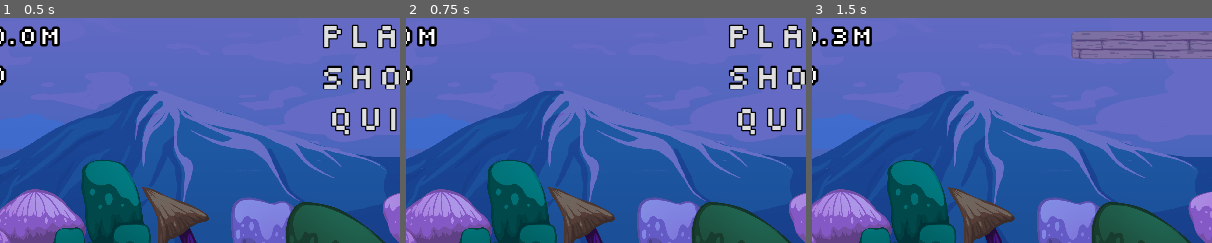
Above: before the commit, frames 1-3 (left to right).
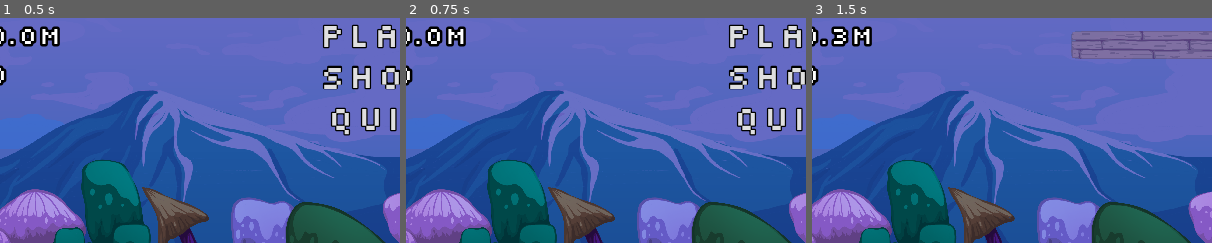
Above: after the commit, the same moments.

Repository: senseibobo/gmtk2023
Game: Godot game, scene res://game/game.tscn
Same seed, same stepped clock (60 frames per second), same inputs: the game is played once before the commit and once after it. The engine's default icon, where the game draws it, is replaced by a stand-in: a white triangle on a blue panel in a dark square.
Inputs:
- Up to frame 1 (0.5 s): no input
- Up to frame 2 (0.75 s): click "RESET DATA" at 0.5 s
- Up to frame 3 (1.5 s): click "Play" at 1.25 s
The pictures show only the part of the screen within x 8-58%, y 3-53%; the shares and areas given below are measured in that part.

Frame 1 is identical in both runs. In frame 2, 0.9% of the frame differs, in the area x 2-15%, y 3-13%; in frame 3, nothing differs.

Commit message:
shop done

Diff:
--- a/game/Game.gd
+++ b/game/Game.gd
@@ -49,15 +49,59 @@
 func button_pressed():
 	Global.play_sound(button_press_sounds[randi()%button_press_sounds.size()])
 
+const item_distances = [30,60,90,120,150]
+const item_costs = [10,20,30,40,50]
+
+func item_pressed(index: int):
+	print("pressed " + str(index))
+	if item_costs[index] <= Global.wallet:
+		Global.wallet -= item_costs[index]
+		update_stats()
+		Global.purchase_item(index)
+		Global.save_game()
+		init_buttons()
+
+func update_stats():
+	$Menu/VBoxContainer/Coins.text = str(Global.wallet)
+	$Menu/VBoxContainer/MaxDistance.text = str(Global.longest_distance).pad_decimals(1) + "m"
+	$HUD/VBoxContainer/Coins.text = str(Global.coin_count)
+	$HUD/VBoxContainer/Distance.text = str(Global.distance).pad_decimals(1) + "m"
+
+func init_buttons():
+	await get_tree().create_timer(0.2).timeout
+	print(Global.purchased_items)
+	var i = 0
+	for item in $Menu/ShopMenu/Items.get_children():
+		item.get_node("Control/Label").text = "Unlocks\nat " + str(item_distances[i]) + "m"
+		item.get_node("Control/Label2").text = str(item_costs[i]) + " coins"
+		var arr = []
+		for x in Global.purchased_items:
+			arr.append(int(x))
+		item.get_node("Control/Lock/Sprite2D").texture = preload("res://ui/lock.png")
+		if i in arr:
+			item.get_node("Control/Lock/Sprite2D").texture = preload("res://ui/check.png")
+			item.disabled = true
+			item.get_node("Control/Lock").show()
+		elif item_distances[i] < Global.longest_distance:
+			item.get_node("Control/Lock").hide()
+			item.disabled = false
+		else:
+			item.get_node("Control/Lock").show()
+			item.disabled = true
+		i += 1
+
+
 func _ready():
-
+	var i = 0
+	for item in $Menu/ShopMenu/Items.get_children():
+		item.pressed.connect(item_pressed.bind(i))
+		i += 1
+	init_buttons.call_deferred()
 	for button in get_all_buttons(self):
 		button.mouse_entered.connect(self.button_hovered)
 		button.pressed.connect(self.button_pressed)
-	Global.play_sound(preload("res://sound/AMBIENCE.wav"))
-	Global.play_sound(preload("res://sound/Theme.wav"))
-	$Menu/VBoxContainer/Coins.text = str(Global.wallet)
-	$Menu/VBoxContainer/MaxDistance.text = str(Global.longest_distance).pad_decimals(1) + "m"
+	Global.play_sound(preload("res://sound/AMBIENCE.wav"),0.0,-8,2)
+	update_stats()
 	if Global.restart_v:
 		Global.restart_v = false
 		start_game()
@@ -128,8 +172,7 @@
 	move_step += delta*speed
 	Global.distance += delta*speed/60.0
 	generate_world()
-	$HUD/VBoxContainer/Coins.text = str(Global.coin_count)
-	$HUD/VBoxContainer/Distance.text = str(Global.distance).pad_decimals(1) + "m"
+	update_stats()
 
 	for child in $Moving.get_children():
 		if child.global_position.x < -600:
@@ -232,3 +275,5 @@
 	Global.reset_data()
 	$Menu/VBoxContainer/Coins.text = "0"
 	$Menu/VBoxContainer/MaxDistance.text = "0M"
+	update_stats()
+	init_buttons()
--- a/game/game.tscn
+++ b/game/game.tscn
@@ -11,8 +11,9 @@
 [ext_resource type="Theme" uid="uid://ipdljmc7o6tf" path="res://ui/miantheme.tres" id="9_1877w"]
 [ext_resource type="Texture2D" uid="uid://qdqch3iss41s" path="res://game/world/lava_tiles_2.png" id="10_8yw3b"]
 [ext_resource type="Texture2D" uid="uid://hi57b7km05lt" path="res://game/world/coin_animation.png" id="11_0o877"]
-[ext_resource type="Texture2D" uid="uid://cvl372odw03hf" path="res://icon.svg" id="11_6kbiw"]
+[ext_resource type="Texture2D" uid="uid://cevl5o6xrdy0g" path="res://ui/shop_bg.png" id="11_7up5p"]
 [ext_resource type="Texture2D" uid="uid://d1onfbc3nw840" path="res://game/hero/grandpa_animation_sheet.png" id="12_jc18m"]
+[ext_resource type="Texture2D" uid="uid://6bacghi3tod4" path="res://ui/lock.png" id="12_ruv2x"]
 
 [sub_resource type="SegmentShape2D" id="SegmentShape2D_rpryy"]
 a = Vector2(0.5, -0.384615)
@@ -227,6 +228,7 @@
 layer_0/tile_data = PackedInt32Array(655359, 0, 0, 589824, 65536, 0, 589825, 65536, 0, 589826, 65536, 0, 589827, 65536, …(2559 unchanged characters)…
 
 [node name="Menu" type="CanvasLayer" parent="."]
+layer = 16
 
 [node name="MainMenu" type="VBoxContainer" parent="Menu"]
 anchors_preset = 5
@@ -276,17 +278,20 @@
 offset_right = 262.0
 offset_bottom = 114.0
 grow_horizontal = 2
+mouse_filter = 2
 theme = ExtResource("9_1877w")
 theme_override_constants/separation = 20
 
 [node name="Items" type="HBoxContainer" parent="Menu/ShopMenu"]
 layout_mode = 2
 size_flags_horizontal = 4
+mouse_filter = 2
 theme_override_constants/separation = 30
 
 [node name="Item1" type="Button" parent="Menu/ShopMenu/Items"]
 custom_minimum_size = Vector2(32, 32)
 layout_mode = 2
+disabled = true
 icon = ExtResource("10_8yw3b")
 icon_alignment = 1
 expand_icon = true
@@ -304,6 +309,22 @@
 offset_bottom = 20.0
 grow_horizontal = 2
 grow_vertical = 2
+mouse_filter = 2
+
+[node name="Frame" type="TextureRect" parent="Menu/ShopMenu/Items/Item1/Control"]
+show_behind_parent = true
+layout_mode = 1
+anchors_preset = -1
+anchor_right = 1.0
+anchor_bottom = 1.0
+offset_left = 2.0
+offset_top = 2.0
+offset_right = -2.0
+offset_bottom = -2.0
+grow_horizontal = 2
+grow_vertical = 2
+texture = ExtResource("11_7up5p")
+expand_mode = 1
 
 [node name="Label" type="Label" parent="Menu/ShopMenu/Items/Item1/Control"]
 layout_mode = 1
@@ -356,11 +377,12 @@
 
 [node name="Sprite2D" type="Sprite2D" parent="Menu/ShopMenu/Items/Item1/Control/Lock"]
 scale = Vector2(0.135, 0.135)
-texture = ExtResource("11_6kbiw")
+texture = ExtResource("12_ruv2x")
 
 [node name="Item2" type="Button" parent="Menu/ShopMenu/Items"]
 custom_minimum_size = Vector2(32, 32)
 layout_mode = 2
+disabled = true
 icon = ExtResource("10_8yw3b")
 icon_alignment = 1
 expand_icon = true
@@ -378,6 +400,22 @@
 offset_bottom = 20.0
 grow_horizontal = 2
 grow_vertical = 2
+mouse_filter = 2
+
+[node name="Frame" type="TextureRect" parent="Menu/ShopMenu/Items/Item2/Control"]
+show_behind_parent = true
+layout_mode = 1
+anchors_preset = -1
+anchor_right = 1.0
+anchor_bottom = 1.0
+offset_left = 2.0
+offset_top = 2.0
+offset_right = -2.0
+offset_bottom = -2.0
+grow_horizontal = 2
+grow_vertical = 2
+texture = ExtResource("11_7up5p")
+expand_mode = 1
 
 [node name="Label" type="Label" parent="Menu/ShopMenu/Items/Item2/Control"]
 layout_mode = 1
@@ -431,11 +469,12 @@
 
 [node name="Sprite2D" type="Sprite2D" parent="Menu/ShopMenu/Items/Item2/Control/Lock"]
 scale = Vector2(0.135, 0.135)
-texture = ExtResource("11_6kbiw")
+texture = ExtResource("12_ruv2x")
 
 [node name="Item3" type="Button" parent="Menu/ShopMenu/Items"]
 custom_minimum_size = Vector2(32, 32)
 layout_mode = 2
+disabled = true
 icon = ExtResource("10_8yw3b")
 icon_alignment = 1
 expand_icon = true
@@ -453,6 +492,22 @@
 offset_bottom = 20.0
 grow_horizontal = 2
 grow_vertical = 2
+mouse_filter = 2
+
+[node name="Frame" type="TextureRect" parent="Menu/ShopMenu/Items/Item3/Control"]
+show_behind_parent = true
+layout_mode = 1
+anchors_preset = -1
+anchor_right = 1.0
+anchor_bottom = 1.0
+offset_left = 2.0
+offset_top = 2.0
+offset_right = -2.0
+offset_bottom = -2.0
+grow_horizontal = 2
+grow_vertical = 2
+texture = ExtResource("11_7up5p")
+expand_mode = 1
 
 [node name="Label" type="Label" parent="Menu/ShopMenu/Items/Item3/Control"]
 layout_mode = 1
@@ -506,11 +561,12 @@
 
 [node name="Sprite2D" type="Sprite2D" parent="Menu/ShopMenu/Items/Item3/Control/Lock"]
 scale = Vector2(0.135, 0.135)
-texture = ExtResource("11_6kbiw")
+texture = ExtResource("12_ruv2x")
 
 [node name="Item4" type="Button" parent="Menu/ShopMenu/Items"]
 custom_minimum_size = Vector2(32, 32)
 layout_mode = 2
+disabled = true
 icon = ExtResource("10_8yw3b")
 icon_alignment = 1
 expand_icon = true
@@ -528,6 +584,22 @@
 offset_bottom = 20.0
 grow_horizontal = 2
 grow_vertical = 2
+mouse_filter = 2
+
+[node name="Frame" type="TextureRect" parent="Menu/ShopMenu/Items/Item4/Control"]
+show_behind_parent = true
+layout_mode = 1
+anchors_preset = -1
+anchor_right = 1.0
+anchor_bottom = 1.0
+offset_left = 2.0
+offset_top = 2.0
+offset_right = -2.0
+offset_bottom = -2.0
+grow_horizontal = 2
+grow_vertical = 2
+texture = ExtResource("11_7up5p")
+expand_mode = 1
 
 [node name="Label" type="Label" parent="Menu/ShopMenu/Items/Item4/Control"]
 layout_mode = 1
@@ -581,11 +653,12 @@
 
 [node name="Sprite2D" type="Sprite2D" parent="Menu/ShopMenu/Items/Item4/Control/Lock"]
 scale = Vector2(0.135, 0.135)
-texture = ExtResource("11_6kbiw")
+texture = ExtResource("12_ruv2x")
 
 [node name="Item5" type="Button" parent="Menu/ShopMenu/Items"]
 custom_minimum_size = Vector2(32, 32)
 layout_mode = 2
+disabled = true
 icon = ExtResource("10_8yw3b")
 icon_alignment = 1
 expand_icon = true
@@ -603,6 +676,22 @@
 offset_bottom = 20.0
 grow_horizontal = 2
 grow_vertical = 2
+mouse_filter = 2
+
+[node name="Frame" type="TextureRect" parent="Menu/ShopMenu/Items/Item5/Control"]
+show_behind_parent = true
+layout_mode = 1
+anchors_preset = -1
+anchor_right = 1.0
+anchor_bottom = 1.0
+offset_left = 2.0
+offset_top = 2.0
+offset_right = -2.0
+offset_bottom = -2.0
+grow_horizontal = 2
+grow_vertical = 2
+texture = ExtResource("11_7up5p")
+expand_mode = 1
 
 [node name="Label" type="Label" parent="Menu/ShopMenu/Items/Item5/Control"]
 layout_mode = 1
@@ -656,7 +745,7 @@
 
 [node name="Sprite2D" type="Sprite2D" parent="Menu/ShopMenu/Items/Item5/Control/Lock"]
 scale = Vector2(0.135, 0.135)
-texture = ExtResource("11_6kbiw")
+texture = ExtResource("12_ruv2x")
 
 [node name="Back" type="Button" parent="Menu/ShopMenu"]
 layout_mode = 2
--- a/global/Global.gd
+++ b/global/Global.gd
@@ -9,10 +9,15 @@
 var distance: float = 0
 var longest_distance: float = 0
 var hero: CharacterBody2D
+var purchased_items = []
 
 func _ready():
+	Global.play_sound(preload("res://sound/Theme.wav"))
 	if FileAccess.file_exists("user://save.json"):
 		load_game()
+
+func purchase_item(index):
+	purchased_items.append(index)
 
 func play_sound(stream: AudioStream, from_position: float = 0.0, volume_db: float = 0.0, pitch: float = 1.0, bus: String = "Master", pause_on_pause: bool = false):
 	var player = AudioStreamPlayer.new()
@@ -28,6 +33,11 @@
 
 
 func reset_data():
+	Global.wallet = 0
+	Global.longest_distance = 0
+	Global.distance = 0
+	Global.coin_count = 0
+	Global.purchased_items = []
 	var file = DirAccess.open("user://")
 	file.remove("save.json")
 
@@ -36,10 +46,13 @@
 	var data = JSON.parse_string(string)
 	wallet = data["coins"]
 	longest_distance = data["distance"]
+	if data.has("items"):
+		print("ucitanos")
+		purchased_items = data["items"]
 
 func save_game():
 	var file = FileAccess.open("user://save.json",FileAccess.WRITE)
-	var json = JSON.stringify({"coins":wallet,"distance":longest_distance})
+	var json = JSON.stringify({"coins":wallet,"distance":longest_distance,"items":purchased_items})
 	file.store_string(json)
 	file.close()
 
Not shown: 1 places in game/game.tscn that only renumber resources
Not shown, added: sound/kosenje/Kosenje.wav.import
Not shown, added: sound/kosenje/Kosenje1.wav.import
Binary file added: ui/check.png
Not shown, added: ui/check.png.import
Binary file added: ui/lock.png
Not shown, added: ui/lock.png.import
Binary file added: ui/shop_bg.png
Not shown, added: ui/shop_bg.png.import
Not shown, added: sound/kosenje/Kosenje.wav
Not shown, added: sound/kosenje/Kosenje1.wav
